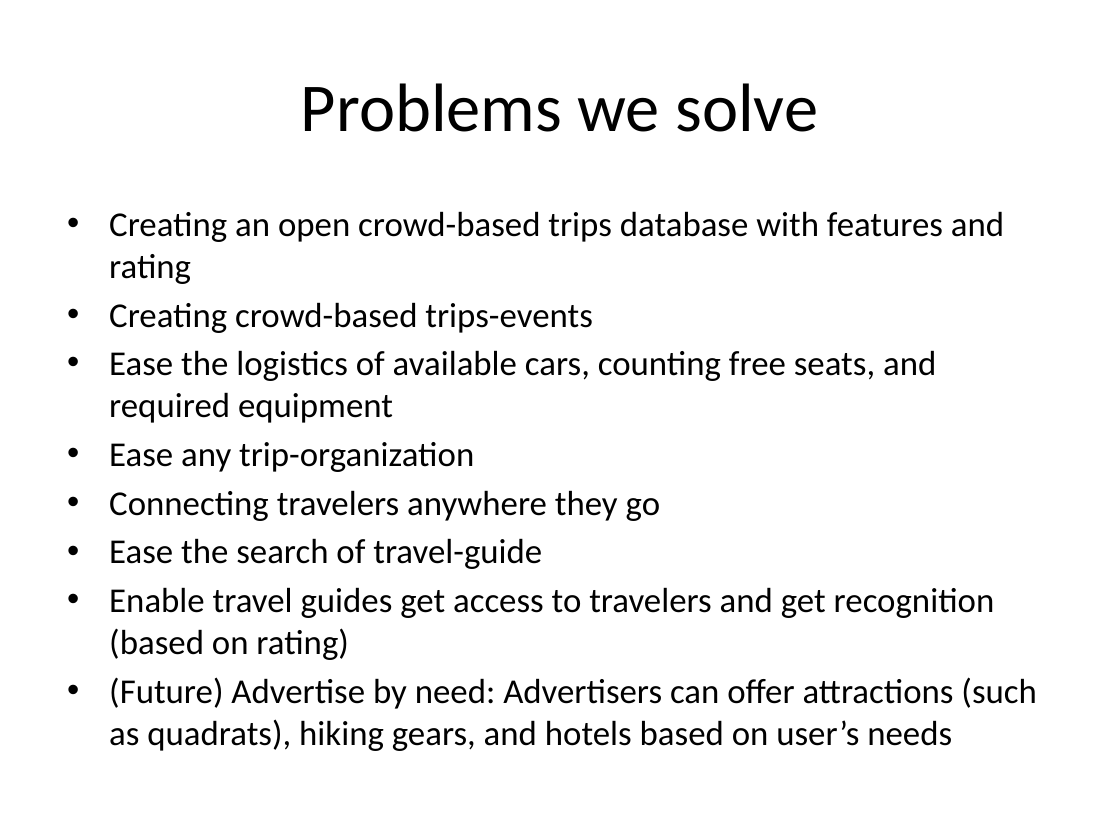
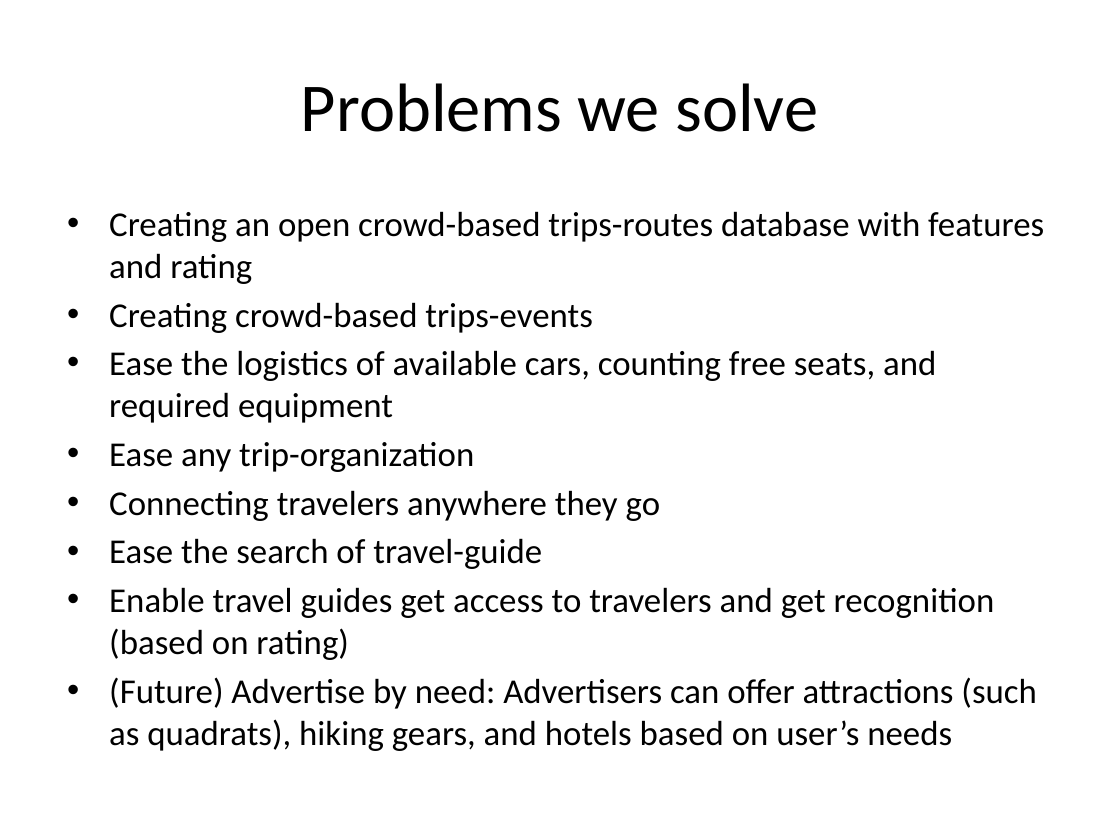
Before and after one commit to keremg/outsurfing, a slide deck: slide 10 of documents/Presentation.pptx. Drawn at 1120x840 pixels with LibreOffice and Linux fonts; fonts in the diff are those of the drawing. Boxes give left, top, right and bottom in pixels: in the first picture for what was removed or moved away, otherwise in the second. Text is boxed around its words. In the diff, an @@ line names an element or a change of style, - is before the commit and + after.

```diff
--- a/documents/Presentation.pptx
+++ b/documents/Presentation.pptx
@@ text at bbox=[109, 211, 1044, 284]: text changed @@
-• Creating an open crowd-based trips database with features and rating
+• Creating an open crowd-based trips-routes database with features and rating
```
Also in this commit, not shown: 8 other slides changed.
